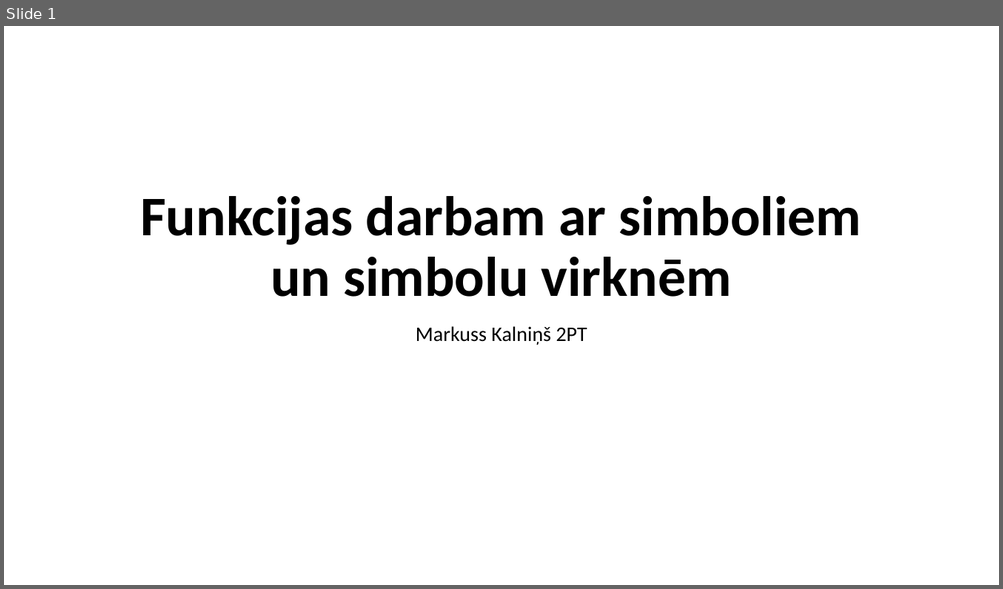
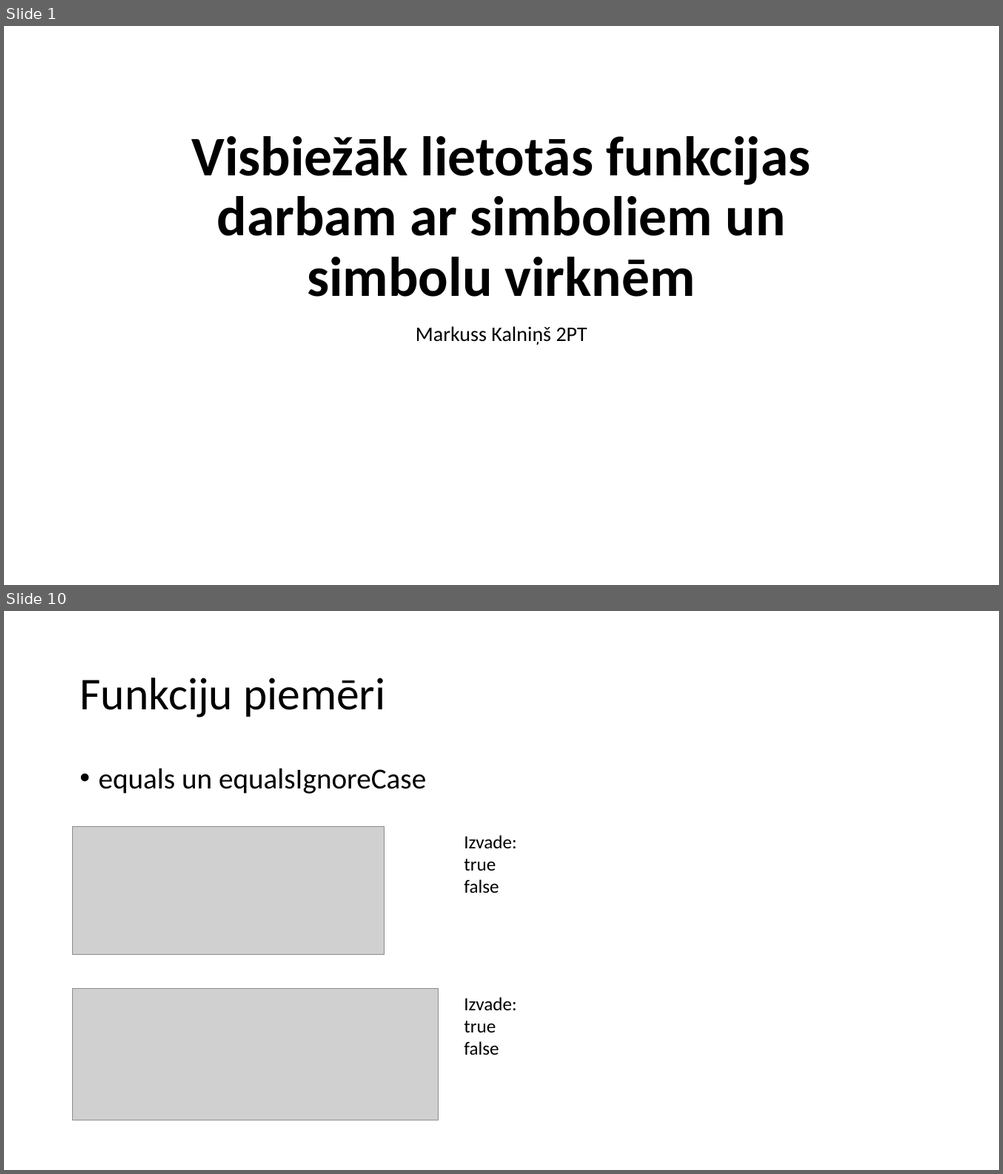
Before and after one commit to minime556/Eksamens, a slide deck: MacibuMaterialsProgEks.pptx. Shown one above the other, each under a label of ours: slide 1 before the commit, slides 1 and 10 after it; the slides between them are not shown. The pictures are 1003x589 and 1003x1174 pixels, drawn with LibreOffice and Linux fonts; fonts in the diff are those of the drawing; grey boxes stand for pictures. Boxes give left, top, right and bottom in pixels: in the first picture for what was removed or moved away, otherwise in the second. Text is boxed around its words. In the diff, an @@ line names an element or a change of style, - is before the commit and + after.

Commit message:
Papildināta prezentācija ar funkcijām, to paskaidrojumiem un piemēriem

```diff
--- a/MacibuMaterialsProgEks.pptx
+++ b/MacibuMaterialsProgEks.pptx
@@ slide 10 added at (4,611,999,1170), background #FFFFFF @@
@@ title added at (79,678,385,718), 44 pt, text #000000 @@
+Funkciju piemēri
@@ text added at (99,768,426,794), 28 pt, text #000000 @@
+• equals un equalsIgnoreCase
@@ picture added at (73,826,384,955) @@
@@ text added at (464,835,517,893), 18 pt, text #000000 @@
+Izvade:
+true
+false
@@ picture added at (73,988,439,1121) @@
@@ text added at (464,997,517,1055), 18 pt, text #000000 @@
+Izvade:
+true
+false
@@ slide 1 changed as well @@
@@ title at (191,136,810,297): text changed @@
-Funkcijas darbam ar simboliem un simbolu virknēm
+Visbiežāk lietotās funkcijas darbam ar simboliem un simbolu virknēm
```
Also in this commit, not shown: 9 other slides added, 1 slide removed.
